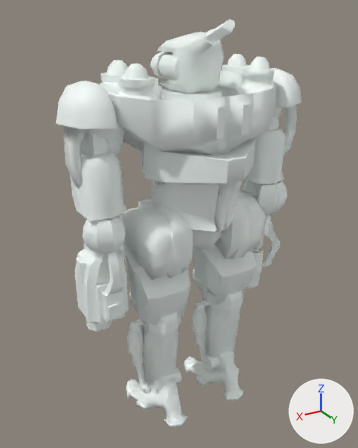
Renders of the COLLADA model Objects3d/strikecom.dae from each side of a commit.
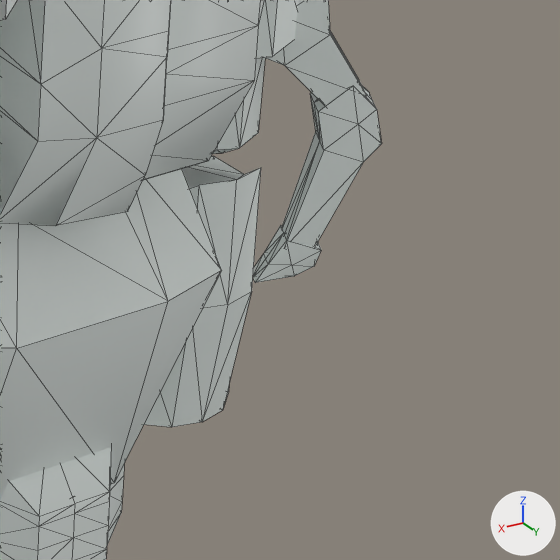
There are two pictures of each version: one whole from a 50 mm camera at (33.2, 50.4, 55.1) aimed at (1.8, -2.0, 28.9), one close up on the part from 63% to 86% of the width and 51% to 69% of the height. The axes (+X, +Y, +Z) are drawn at lower right. The lights are the same throughout. The close-ups show mesh edges as thin lines. Where no turn or scale is listed for an object, it has been applied to the vertices. Vertices at the same position are counted once.

The first close-up shows 'AssRight', 'CalfRight', 'FingerA', 'HandRight', 'HipRight', 'UnderGun'.
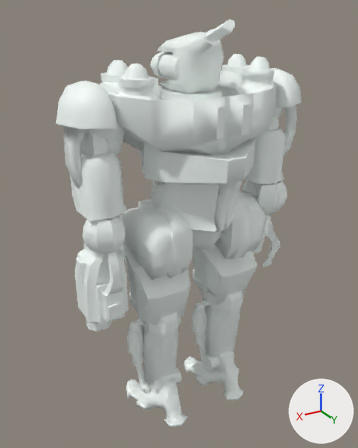
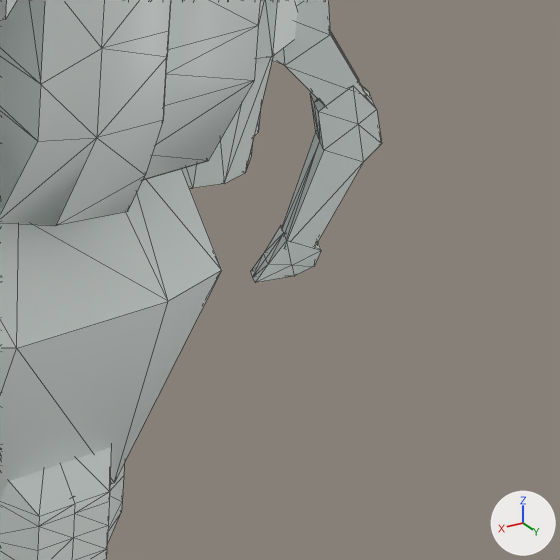
The newer file is also rescaled (x1.083) as a whole; pictures and numbers use the older file's frame.

Changed parts and their boxes [x1, y1, x2, y2] in the close-ups (560 x 560 px):
'UnderGun', mesh moved: before [144, 156, 261, 427]; after [182, 57, 273, 188]

Edits to the bpy script that builds the scene:
```text
Change me_cylinder_019:
    where me_cylinder_019.from_pydata(...)  # 50 vertices, 96 faces; spans x -1.4..1.31, y -0.94..2.24, z -16.27..-10.08
    used by ob_undergun; location = (-10.86, -2.2, 32.42)
    me_cylinder_019 part 1: the whole mesh is moved by (0.08, 0.27, 6.0)
```
